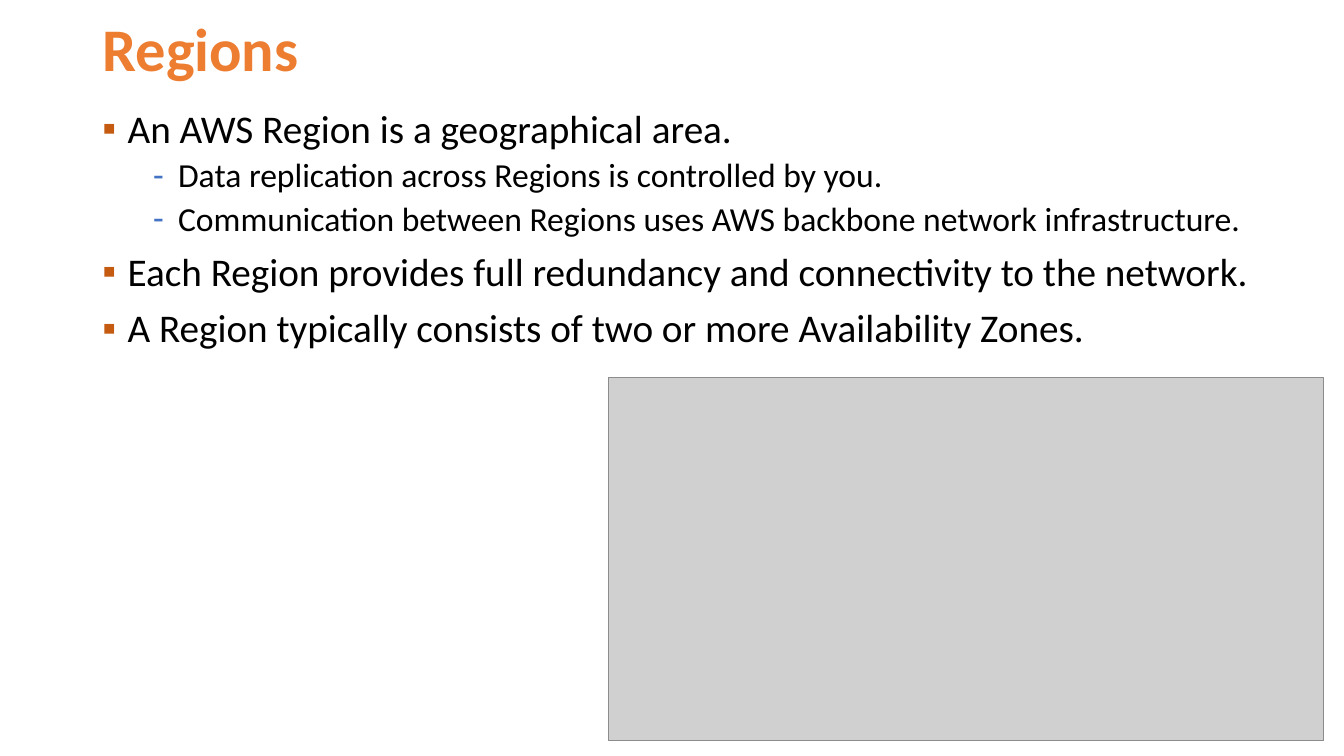
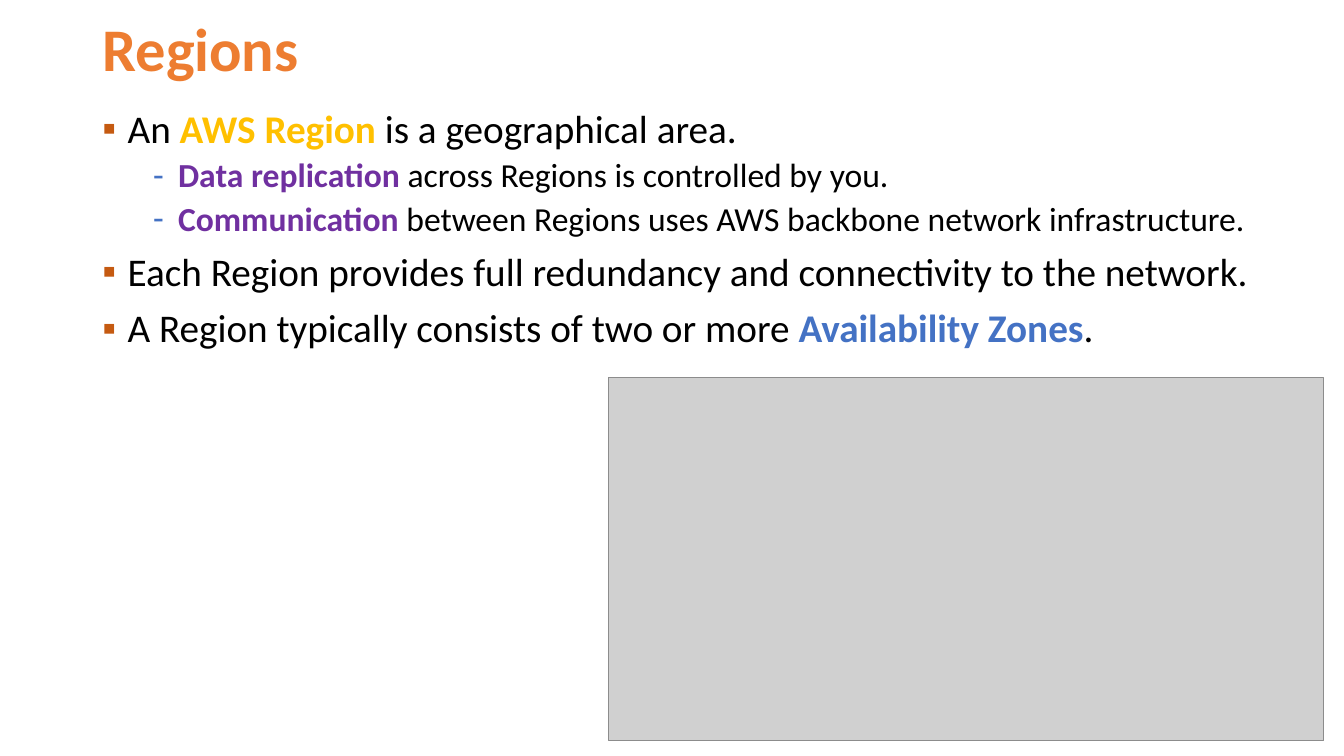
Before and after one commit to Jucer74/ArchitectureMaster, a slide deck: slide 3 of Classes/03-AWSInfrastructure/ArchitectureMaster-03-AWSInfrastructure.pptx. Drawn at 1344x756 pixels with LibreOffice and Linux fonts; fonts in the diff are those of the drawing; grey boxes stand for pictures; background and template pictures are left out. Boxes give left, top, right and bottom in pixels: in the first picture for what was removed or moved away, otherwise in the second. Text is boxed around its words. In the diff, an @@ line names an element or a change of style, - is before the commit and + after.

```diff
--- a/Classes/03-AWSInfrastructure/ArchitectureMaster-03-AWSInfrastructure.pptx
+++ b/Classes/03-AWSInfrastructure/ArchitectureMaster-03-AWSInfrastructure.pptx
@@ text at (128,115,1244,349): text colour #000000 to #FFC000 in "AWS Region"; bold on in "AWS Region", "Data replication", "Communication", "Availability Zones."; text colour #000000 to #7030A0 in "Data replication", "Communication"; text colour #000000 to #4472C4 in "Availability Zones." @@
```
Also in this commit, not shown: 3 other slides changed, 9 slides added.
